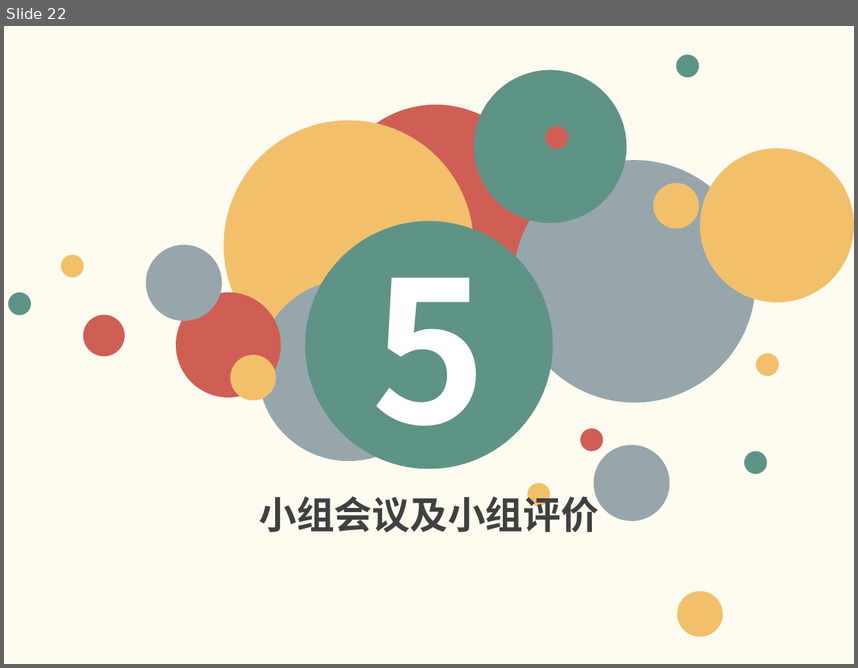
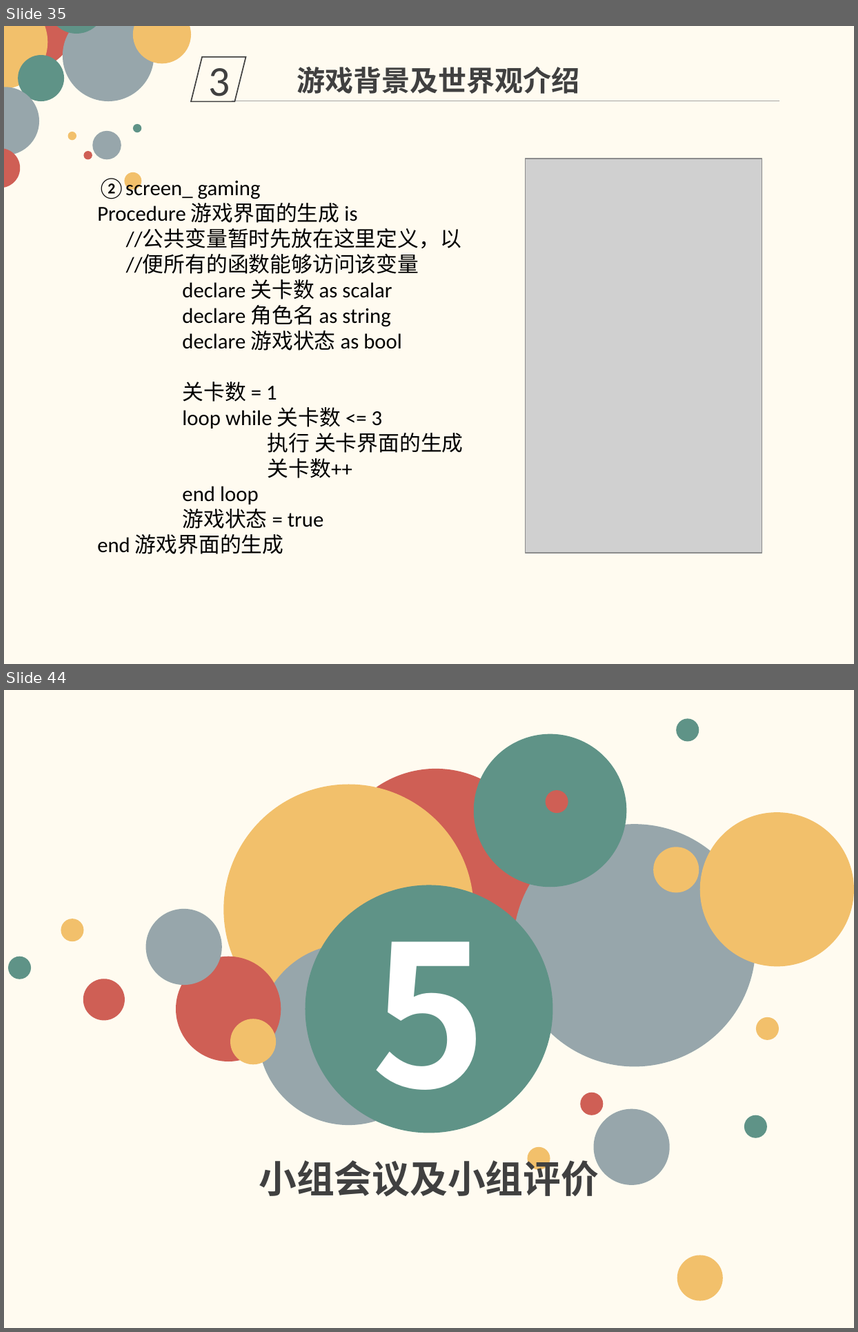
Before and after one commit to firstprojectmicheng/SE2018-G08, a slide deck: SE2018春-G08-详细设计.pptx. Shown one above the other, each under a label of ours: slide 22 before the commit, slides 35 and 44 after it; the slides between them are not shown. The pictures are 858x668 and 858x1332 pixels, drawn with LibreOffice and Linux fonts; fonts in the diff are those of the drawing; grey boxes stand for pictures. Boxes give left, top, right and bottom in pixels: in the first picture for what was removed or moved away, otherwise in the second. Text is boxed around its words. In the diff, an @@ line names an element or a change of style, - is before the commit and + after.

```diff
--- a/SE2018春-G08-详细设计.pptx
+++ b/SE2018春-G08-详细设计.pptx
@@ slide 35 added at <box>4,26,854,664</box>, background #FFFBF0 @@
@@ group added at <box>4,26,191,190</box>: 13 ellipses @@
@@ parallelogram added at <box>191,56,246,101</box>, outline #404040 1 pt, 36 pt, text #404040 @@
+3
@@ text added at <box>297,66,580,94</box>, 24 pt, text #404040, bold @@
+游戏背景及世界观介绍
@@ line added from (232, 101) to (780, 101), #A6A6A6 0.5 pt @@
@@ picture added at <box>525,158,762,552</box> @@
@@ text added at <box>97,177,464,554</box>, 18 pt, text #000000 @@
+②screen_ gaming
+Procedure 游戏界面的生成 is
+//公共变量暂时先放在这里定义，以
+//便所有的函数能够访问该变量
+declare 关卡数 as scalar
+declare 角色名 as string
+declare 游戏状态 as bool
+关卡数 = 1
+loop while 关卡数 <= 3
+执行 关卡界面的生成
+关卡数++
+end loop
+游戏状态 = true
+end 游戏界面的生成
@@ what was slide 22 is now slide 44 @@
```
Also in this commit, not shown: 8 slides changed, 24 other slides added, 3 slides removed.
